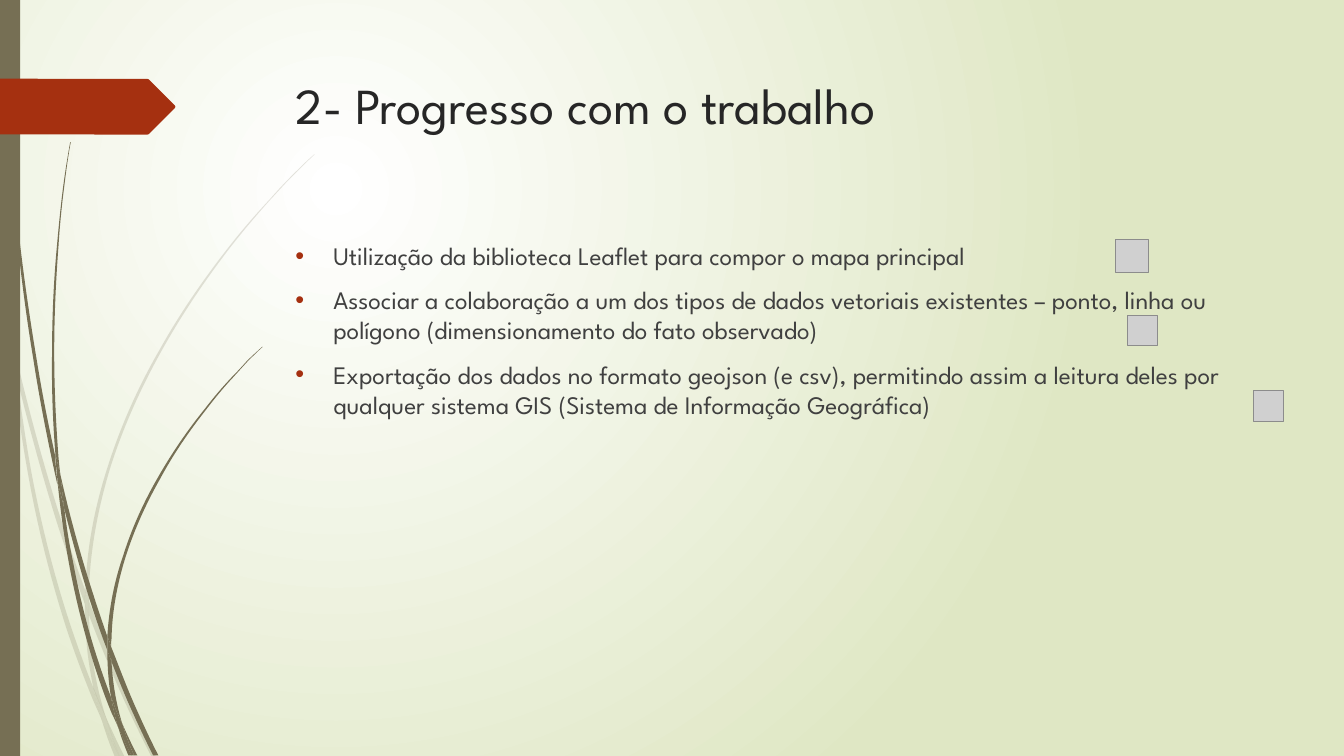
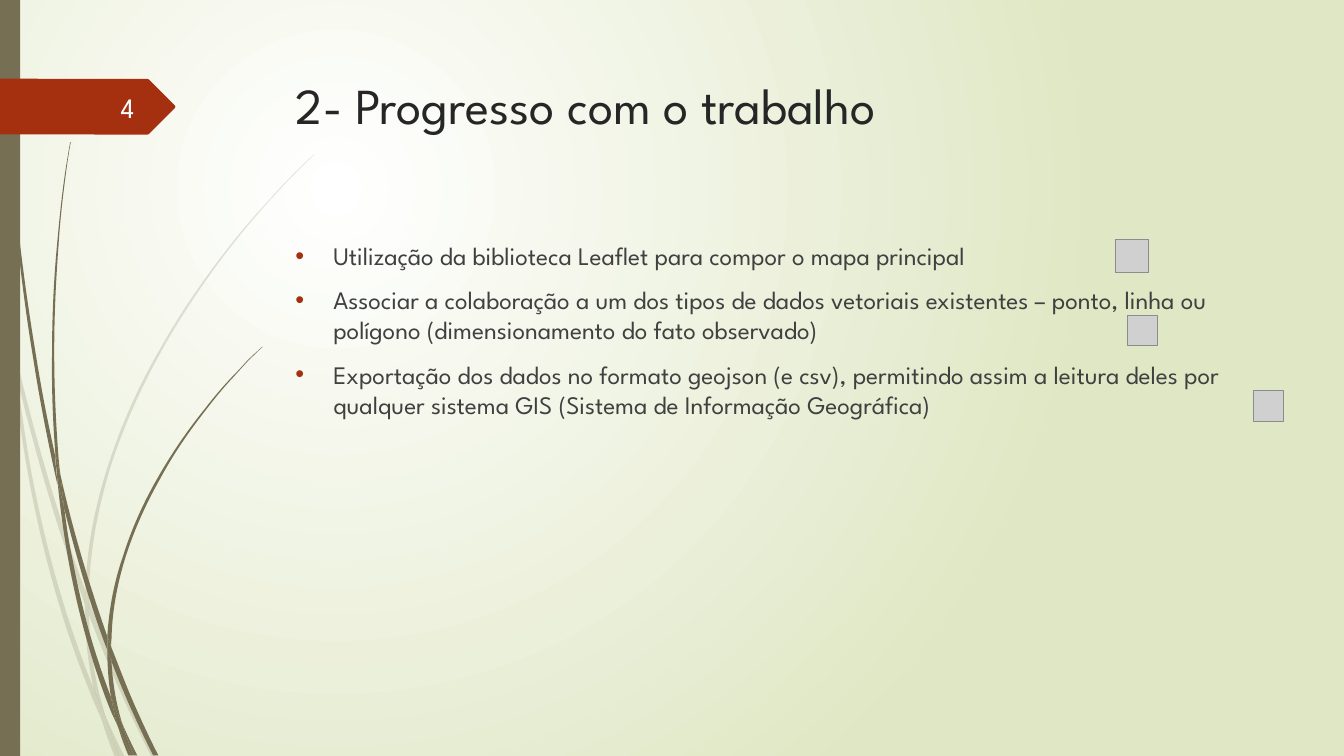
Before and after one commit to TavaresCarlos/TCC, a slide deck: slide 4 of apresentação-do-sistema/apresentação-02.pptx. Drawn at 1344x756 pixels with LibreOffice and Linux fonts; fonts in the diff are those of the drawing; grey boxes stand for pictures. Boxes give left, top, right and bottom in pixels: in the first picture for what was removed or moved away, otherwise in the second. Text is boxed around its words. In the diff, an @@ line names an element or a change of style, - is before the commit and + after.

```diff
--- a/apresentação-do-sistema/apresentação-02.pptx
+++ b/apresentação-do-sistema/apresentação-02.pptx
@@ page number added at [121, 99, 135, 118], 20 pt, text #FEFFFF @@
+4
```
Also in this commit, not shown: 6 other slides changed, 1 slide added, 12 other files.
